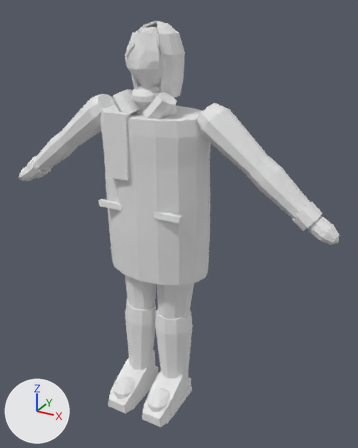
The FBX model Assets/Resources/VillageLife/WoodWoman.fbx, before and after one commit.
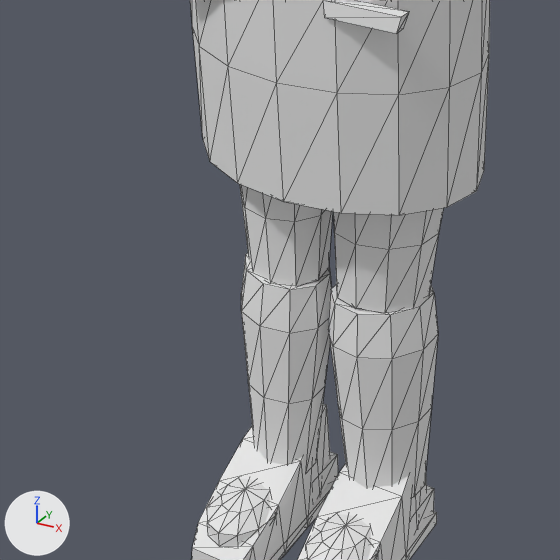
The first picture shows the older version from a 50 mm camera at (1.063, -1.732, 1.8) aimed at (0.094, 0.03, 0.919). The close-ups show the older and then the newer version on the part from 12% to 65% of the width and 47% to 90% of the height of that picture. Only the edits that show in the close-ups are written down. Every picture has the same lights, and +X, +Y and +Z are marked at lower left. The close-ups show mesh edges as thin lines.

Script lines for the objects in view, before the commit:
```python
me_clo_shin_l_mesh_001 = bpy.data.meshes.new('CLO_Shin.L_Mesh.001')
me_clo_shin_l_mesh_001.from_pydata(...)  # 40 vertices, 76 faces; spans x -0.081..0.084, y -0.083..0.084, z -0.384..0.003
me_clo_shin_l_mesh_001.materials.append(mat_mat_player3dlit)  # white #e7e7e7
me_clo_shin_r_mesh_001 = bpy.data.meshes.new('CLO_Shin.R_Mesh.001')
me_clo_shin_r_mesh_001.from_pydata(...)  # 40 vertices, 76 faces; spans x -0.084..0.081, y -0.116..0.05, z -0.386..0.007
me_clo_shin_r_mesh_001.materials.append(mat_mat_player3dlit)  # white #e7e7e7
me_geo_shoe_r_mesh_001 = bpy.data.meshes.new('GEO_Shoe.R_Mesh.001')
me_geo_shoe_r_mesh_001.from_pydata(...)  # 24 vertices, 44 faces; spans x -0.069..0.069, y -0.267..0.018, z -0.095..0.084
me_geo_shoe_r_mesh_001.materials.append(mat_mat_player3dlit)  # white #e7e7e7
ob_clo_shin_l = bpy.data.objects.new('CLO_Shin.L', me_clo_shin_l_mesh_001)
ob_clo_shin_l.location = (0.088, -0.014, 0.485)
ob_clo_shin_r = bpy.data.objects.new('CLO_Shin.R', me_clo_shin_r_mesh_001)
ob_clo_shin_r.location = (-0.088, 0.01, 0.485)
ob_geo_shoe_r = bpy.data.objects.new('GEO_Shoe.R', me_geo_shoe_r_mesh_001)
ob_geo_shoe_r.location = (-0.096, 0.014, 0.095)
# also in view: 'GEO_BootToeCap.L' at (0.096, -0.151, 0.074); 'CLO_WinterCoat' at (0.0, 0.006, 1.055); 'CLO_PocketFlap.L' at (0.138, -0.144, 1.026); 'GEO_Shoe.L' at (0.096, -0.104, 0.089); 'CLO_Thigh.R' at (-0.098, 0.002, 0.674)
```
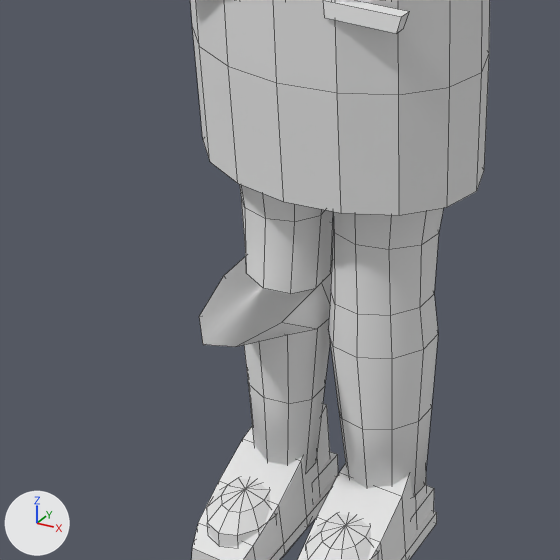
The newer file adds a shape key; the second version is drawn at full value of the shape key 'JointVolume.Knee.R' of 'CLO_Shin.R', and the change is written as the vertex moves it makes.

What the commit changed:
me_clo_shin_r_mesh_001 is used by ob_clo_shin_r; location (-0.088, 0.01, 0.485).
me_clo_shin_r_mesh_001 had 40 vertices, 76 faces and spanned x -0.084..0.081, y -0.116..0.05, z -0.386..0.007.
me_clo_shin_r_mesh_001 now has 40 vertices, 32 faces and spans x -0.084..0.081, y -0.275..0.121, z -0.386..0.002.
Part 1, on me_clo_shin_r_mesh_001:
7 vertices are removed from x -0.076..0.076, y -0.105..0.046, z -0.003..0.007.
76 faces are deleted.
8 vertices move from x -0.083..0.081, y -0.116..0.038, z -0.074..0.004 to x -0.083..0.081, y -0.123..0.102, z -0.074..0.002.
7 vertices are added at x -0.076..0.078, y -0.275..0.121, z -0.004..0.002.
32 new faces join them.
me_clo_shin_l_mesh_001 is used by ob_clo_shin_l; location (0.088, -0.014, 0.485).
me_clo_shin_l_mesh_001 had 40 vertices, 76 faces and spanned x -0.081..0.084, y -0.083..0.084, z -0.384..0.003.
me_clo_shin_l_mesh_001 now has 40 vertices, 32 faces and spans x -0.081..0.084, y -0.083..0.084, z -0.384..0.002.
Part 2, on me_clo_shin_l_mesh_001:
5 vertices are removed from x -0.075..0.076, y -0.067..0.077, z 0.0..0.003.
76 faces are deleted.
3 vertices in x -0.076..0.075, y -0.075..-0.012, z 0.0..0.003 move by (0.0, 0.0, -0.001).
2 vertices move from x -0.045..0.048, y 0.056..0.069, z 0.0..0.002 to x -0.045..0.048, y 0.056..0.069, z -0.002..0.0.
5 vertices are added at (0.076, 0.035, 0.001), (0.045, -0.054, 0.002), (-0.048, -0.067, 0.0), (-0.075, 0.014, -0.002), (0.002, 0.077, -0.002).
32 new faces join them.

Boxes (x1, y1, x2, y2) around the edits, measured in the close-ups (560 x 560 px):
'CLO_Shin.L', reshaped: before (328, 284, 438, 498); after (328, 292, 438, 498)
'CLO_Shin.R', reshaped (47% wider, 14% taller): before (241, 253, 332, 470); after (199, 222, 333, 470)
